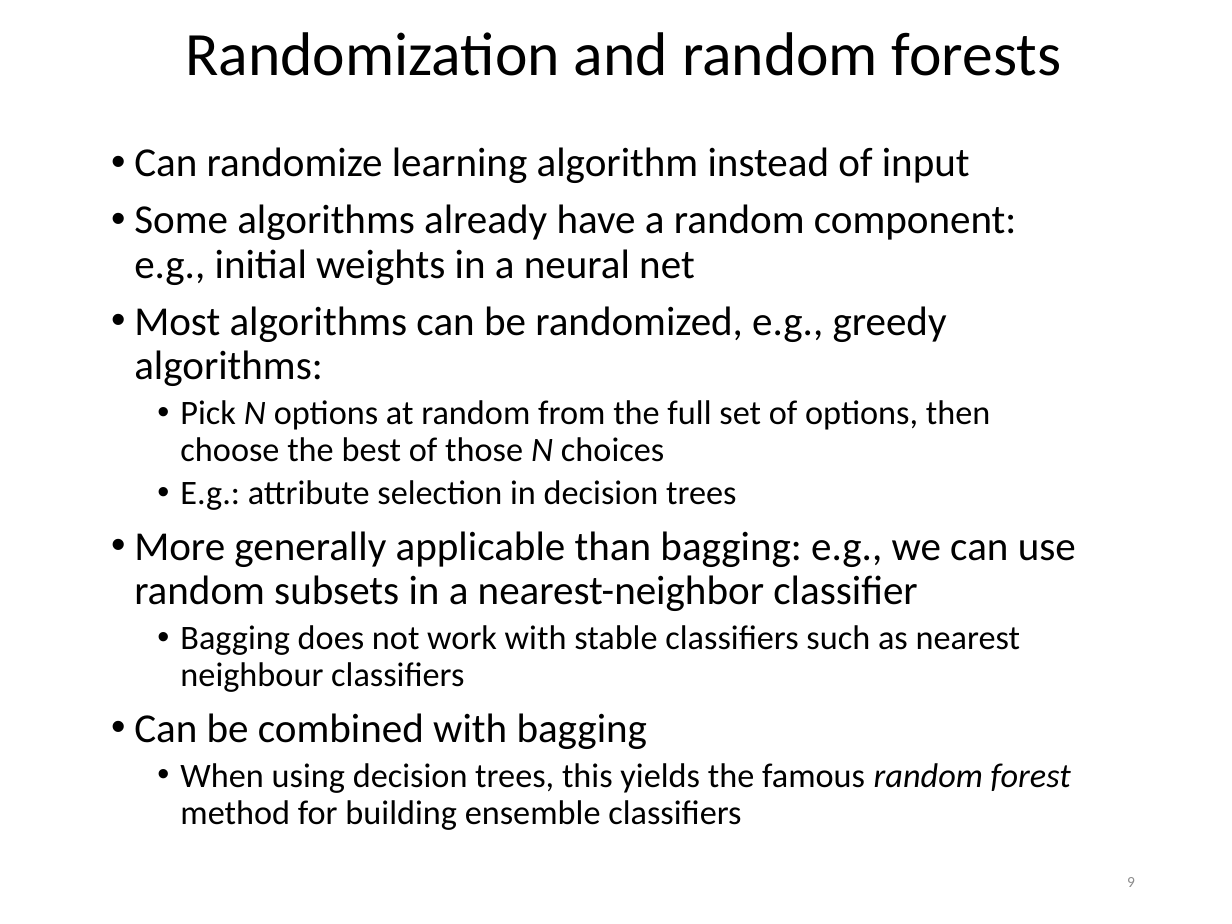
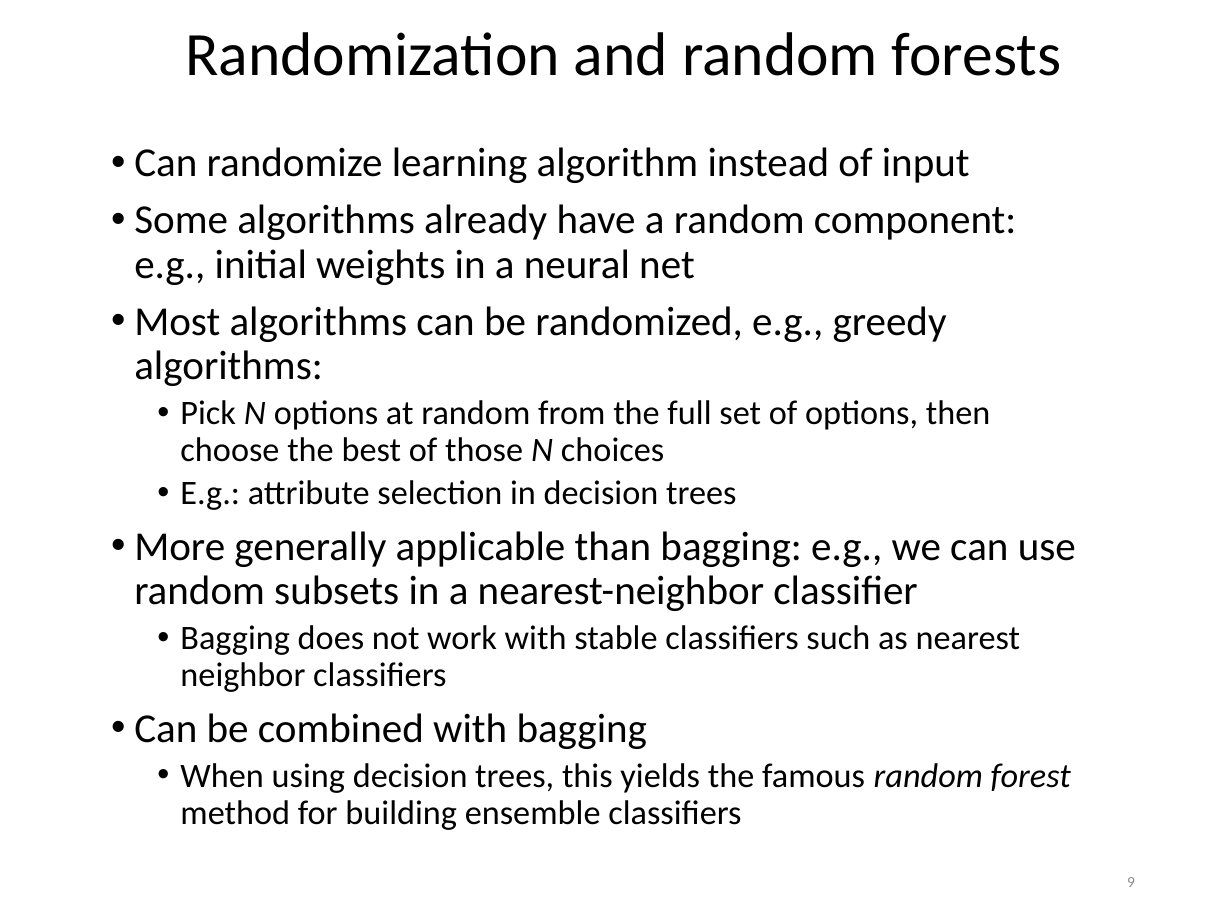
Before and after one commit to khaledmrasheed/khaledmrasheed.github.io, a slide deck: slide 9 of DMcourse/Chapter12.pptx. Drawn at 1232x924 pixels with LibreOffice and Linux fonts; fonts in the diff are those of the drawing. Boxes give left, top, right and bottom in pixels: in the first picture for what was removed or moved away, otherwise in the second. Text is boxed around its words. In the diff, an @@ line names an element or a change of style, - is before the commit and + after.

```diff
--- a/DMcourse/Chapter12.pptx
+++ b/DMcourse/Chapter12.pptx
@@ text at box(180, 625, 1020, 692): text changed @@
-  • Bagging does not work with stable classifiers such as nearest neighbour classifiers
+  • Bagging does not work with stable classifiers such as nearest neighbor classifiers
```
Also in this commit, not shown: 5 other slides changed.
